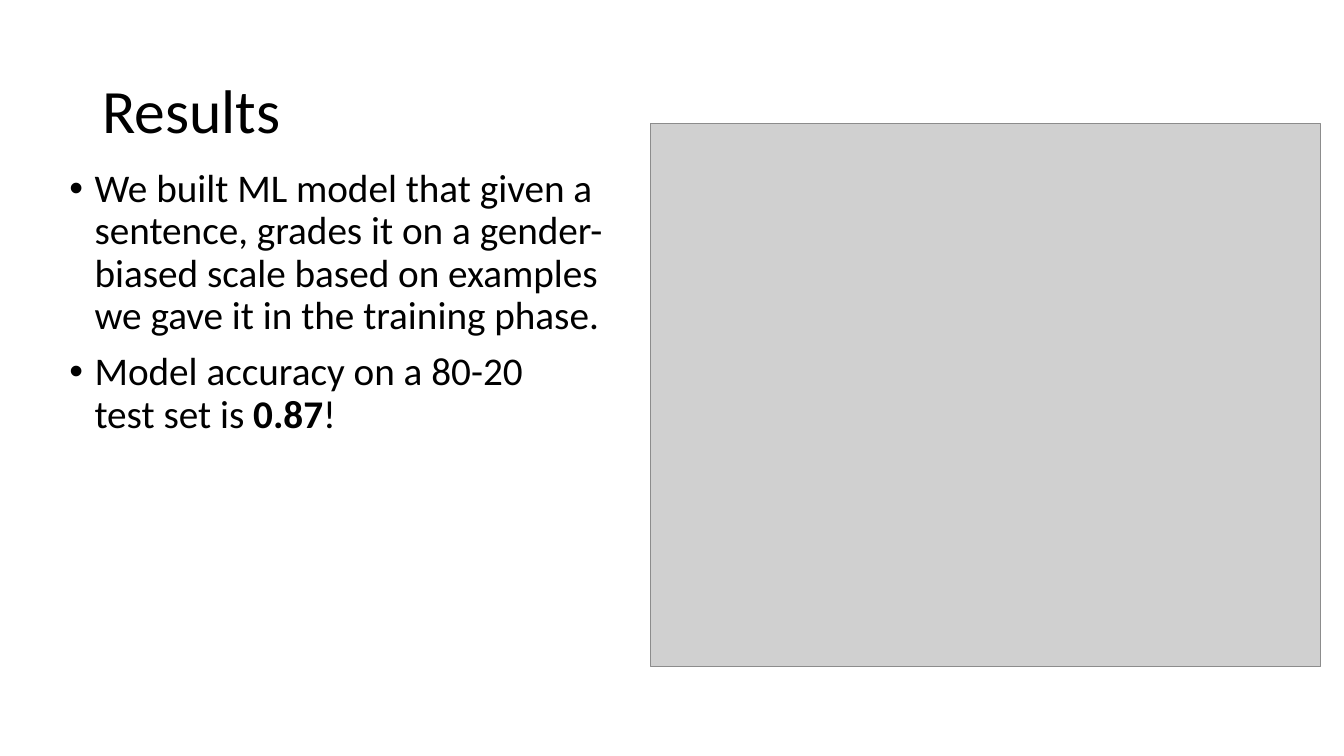
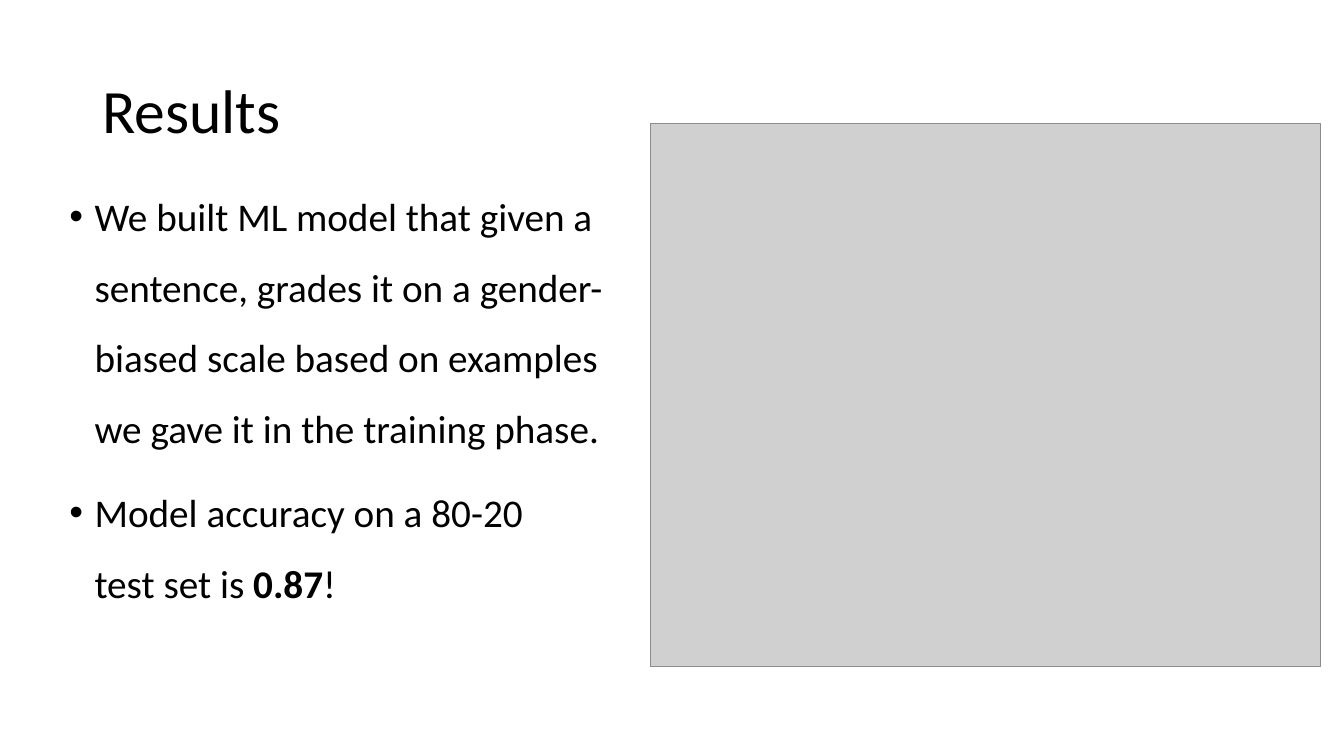
Before and after one commit to lironcohen8/Gender_Bias_in_Job_Descriptions, a slide deck: slide 12 of final presentation/Final presentation Team 5.pptx. Drawn at 1344x756 pixels with LibreOffice and Linux fonts; fonts in the diff are those of the drawing; grey boxes stand for pictures; background and template pictures are left out. Boxes give left, top, right and bottom in pixels: in the first picture for what was removed or moved away, otherwise in the second. Text is boxed around its words. In the diff, an @@ line names an element or a change of style, - is before the commit and + after.

```diff
--- a/final presentation/Final presentation Team 5.pptx
+++ b/final presentation/Final presentation Team 5.pptx
@@ text "We built ML model that ..." at [95,203,603,599]: line spacing 0.9 to 1.5 @@
```
Also in this commit, not shown: 6 other slides changed, 3 other files.
